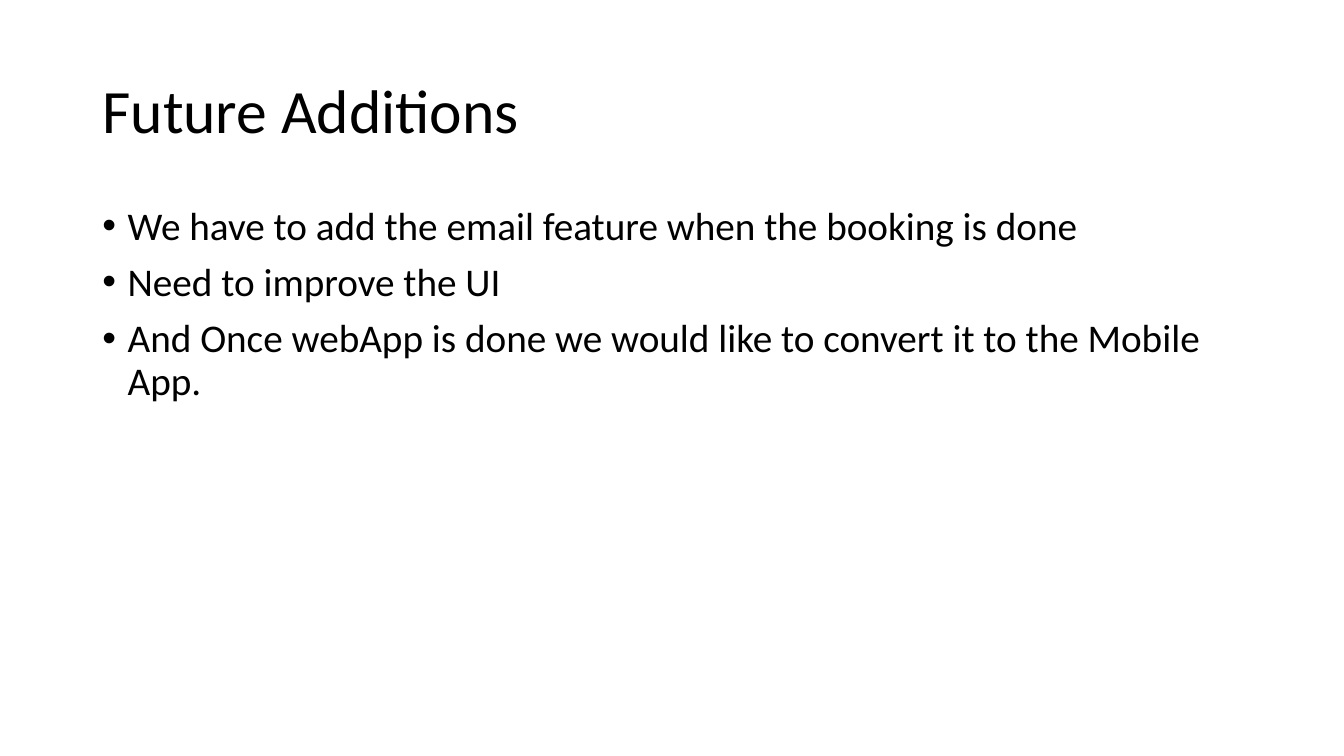
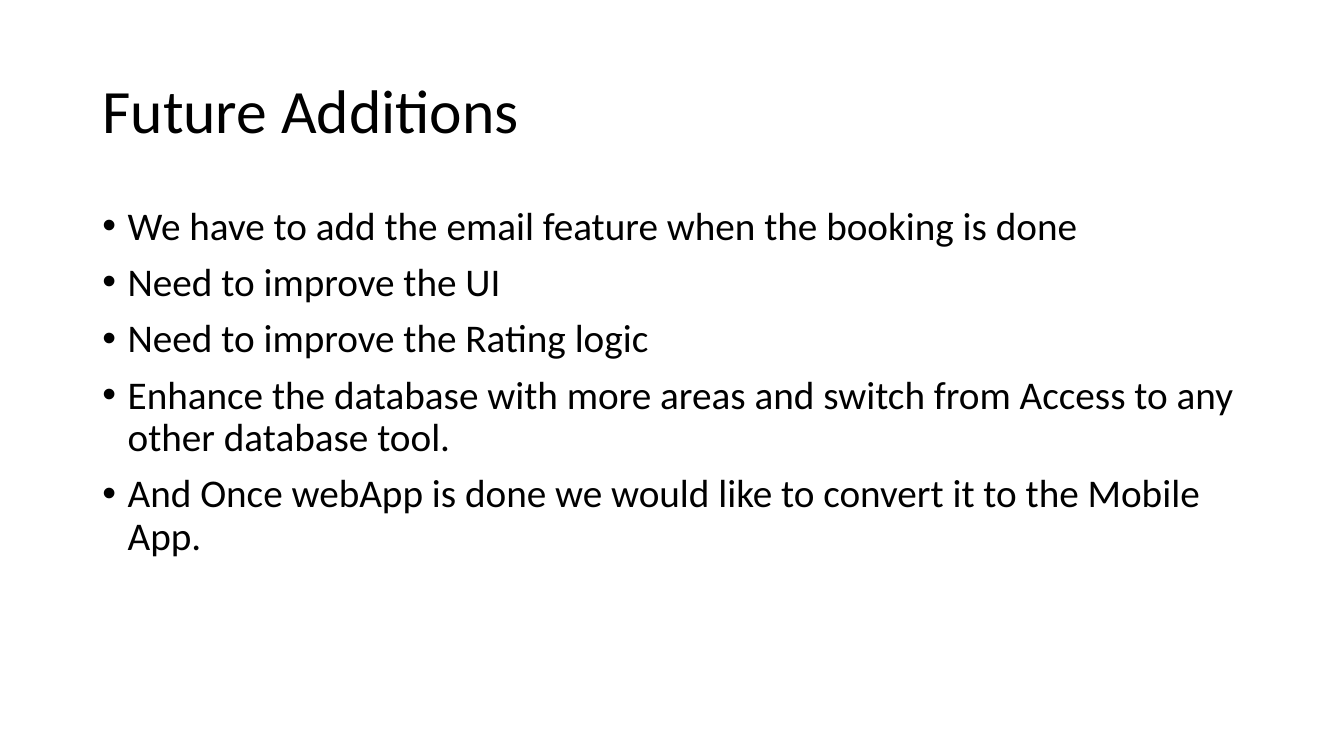
Before and after one commit to 01akanksha/AppartmentRater, a slide deck: slide 9 of ApartmentRater.pptx. Drawn at 1344x756 pixels with LibreOffice and Linux fonts; fonts in the diff are those of the drawing. Boxes give left, top, right and bottom in pixels: in the first picture for what was removed or moved away, otherwise in the second. Text is boxed around its words. In the diff, an @@ line names an element or a change of style, - is before the commit and + after.

```diff
--- a/ApartmentRater.pptx
+++ b/ApartmentRater.pptx
@@ text at [128, 324, 1233, 452]: paragraphs added @@
+• Need to improve the Rating logic
+• Enhance the database with more areas and switch from Access to any other database tool.
```
Also in this commit, not shown: 2 other slides changed, 1 other file.
